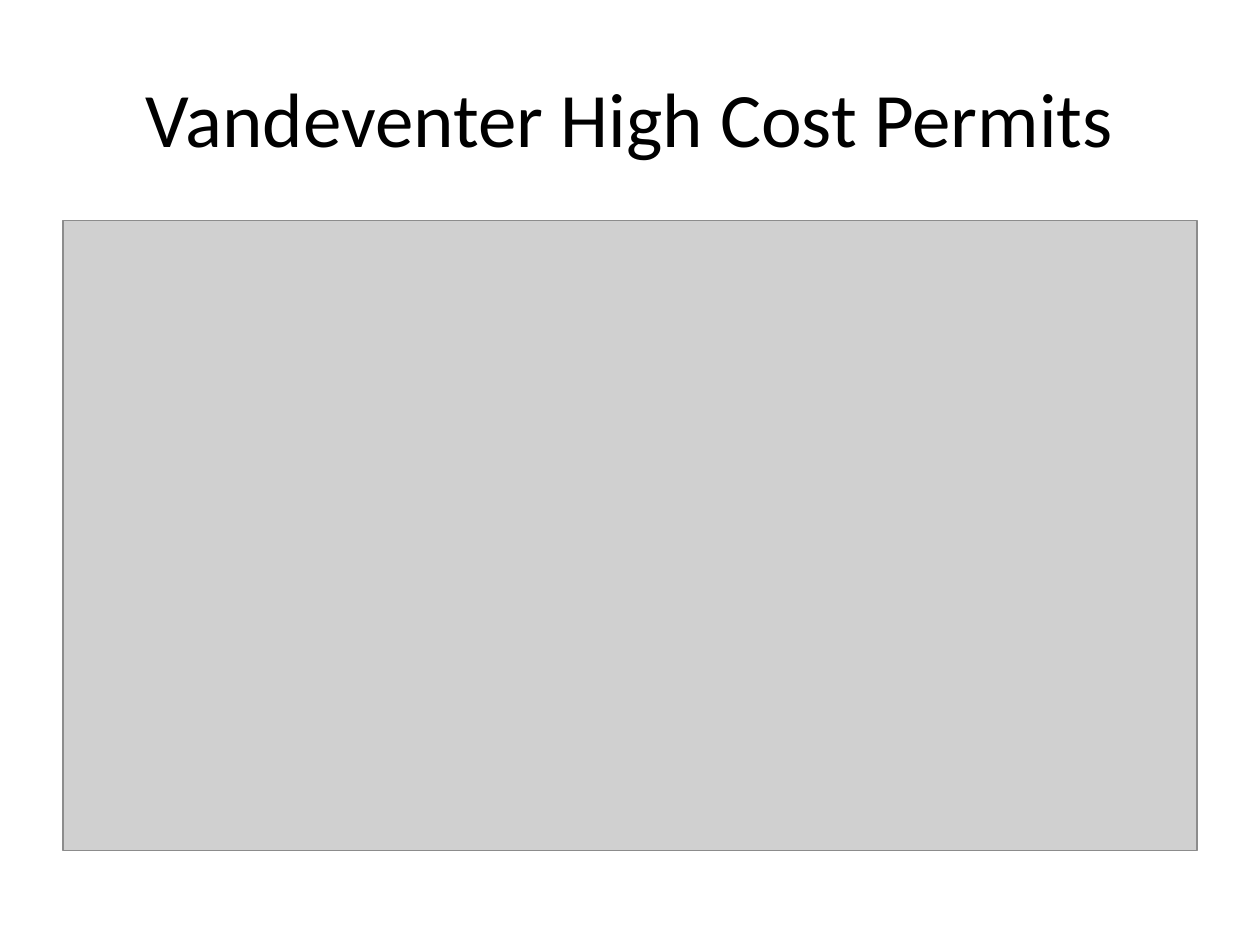
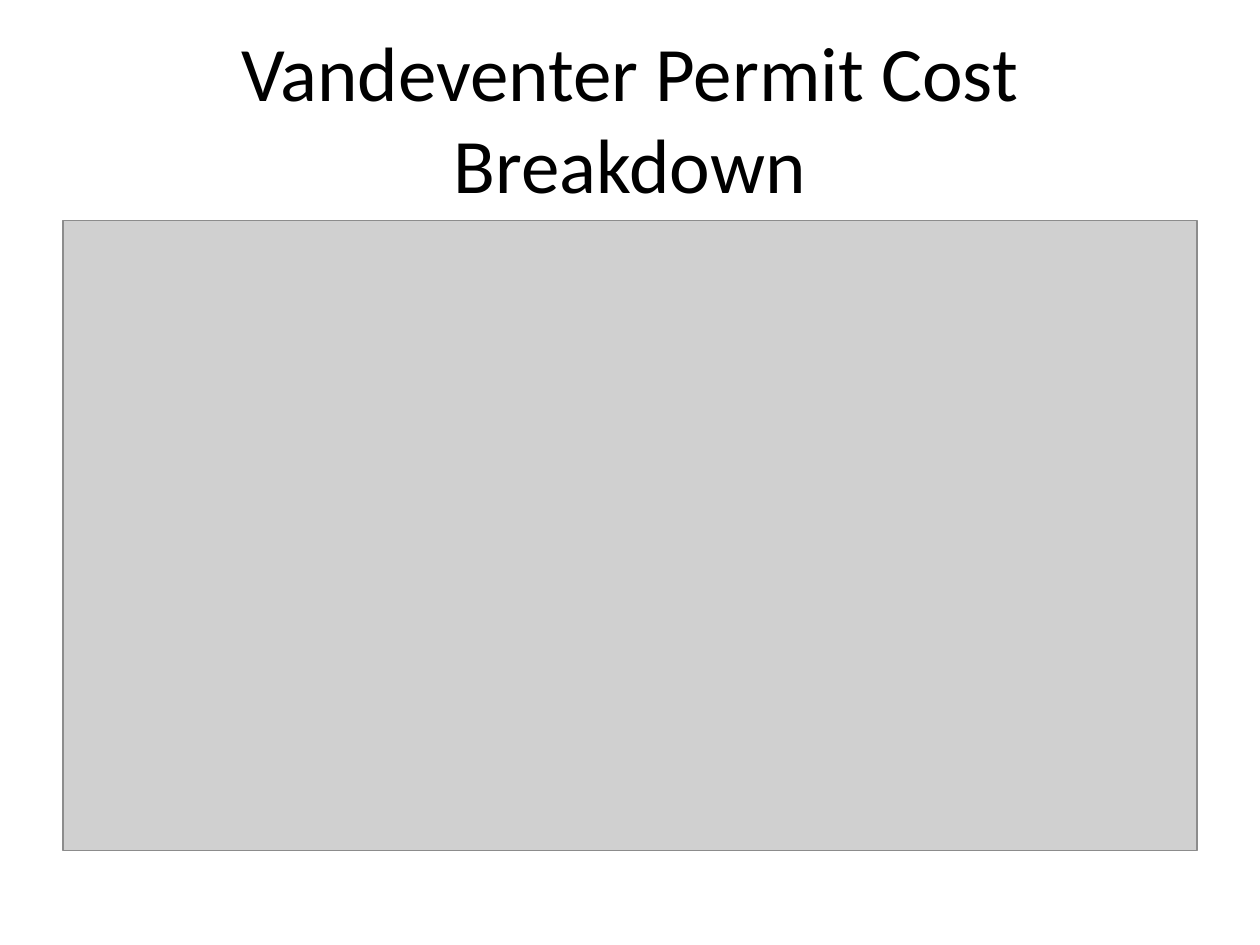
Before and after one commit to wumcrc/stl-building-permits, a slide deck: slide 45 of results/presentations/2020/May/monthly_reportMay2020.pptx. Drawn at 1260x945 pixels with LibreOffice and Linux fonts; fonts in the diff are those of the drawing; grey boxes stand for pictures. Boxes give left, top, right and bottom in pixels: in the first picture for what was removed or moved away, otherwise in the second. Text is boxed around its words. In the diff, an @@ line names an element or a change of style, - is before the commit and + after.

```diff
--- a/results/presentations/2020/May/monthly_reportMay2020.pptx
+++ b/results/presentations/2020/May/monthly_reportMay2020.pptx
@@ title at (241,47,1018,194): text changed @@
-Vandeventer High Cost Permits
+Vandeventer Permit Cost Breakdown
```
Also in this commit, not shown: 7 other slides changed, 1 other file.
